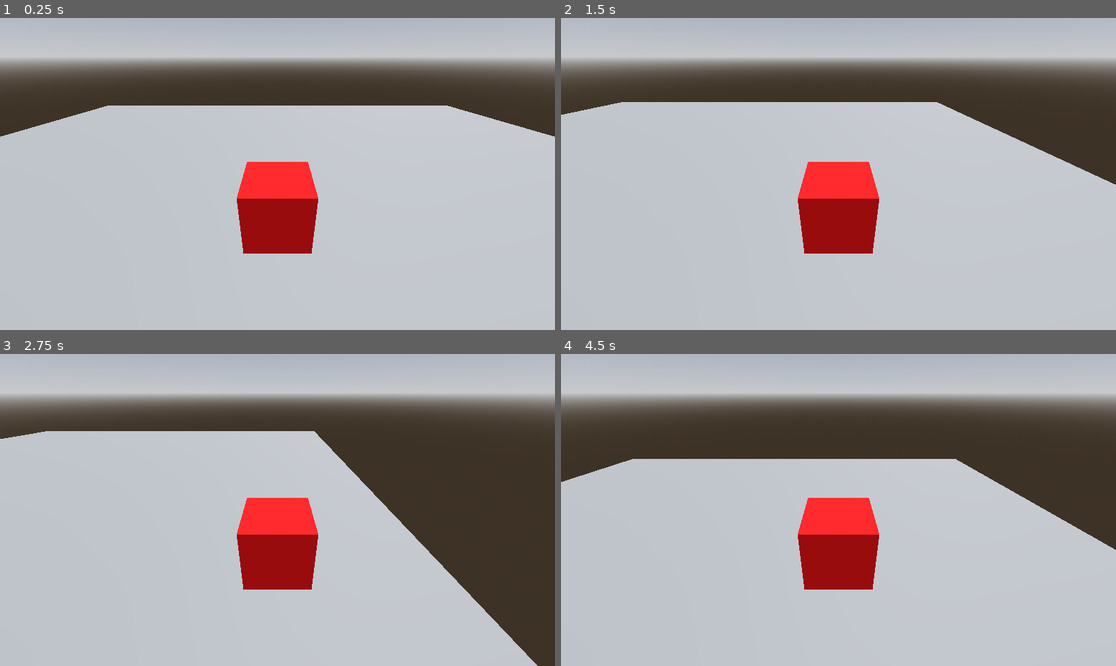
Above: before the commit, frames 1-4 (two rows, left to right).
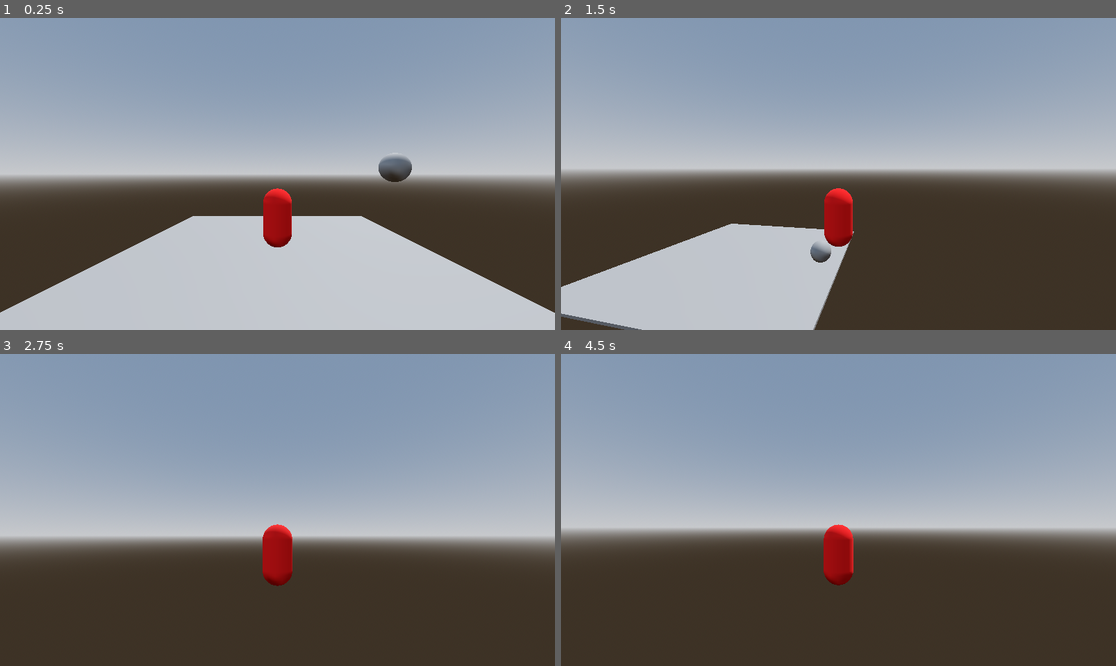
Above: after the commit, the same moments.

Repository: Posh-Sloth-Games/Sandwich
Game: Godot game, scene res://world.tscn
The game is run twice, just before and just after one commit, with the same random seed, the same clock (stepped at 60 frames per second) and the same inputs.
Inputs (mouse positions are in pixels of both pictures, inside the frame that each line leads up to):
- Up to frame 1 (0.25 s): no input
- Up to frame 2 (1.5 s): tap Enter (ui_accept) at 0.5, 0.6 s; move the mouse to (960, 158) at 0.52 s; hold Right (ui_right) 0.53-1.28 s; tap Space (jump, bound only after the commit) at 0.77, 0.8, 1.07, 1.35 s; move the mouse to (727, 189) at 1.27 s; hold Down (ui_down) from 1.28 s (still down)
- Up to frame 3 (2.75 s): tap Space (jump, bound only after the commit) at 1.52, 1.82, 2.3 s; tap Enter (ui_accept) at 1.55, 2.1 s; move the mouse to (333, 441) at 2.02 s; release Down (ui_down) at 2.03 s; hold Right (ui_right) from 2.03 s (still down)
- Up to frame 4 (4.5 s): move the mouse to (810, 572) at 2.77 s; release Right (ui_right) at 2.78 s; hold Up (ui_up) 2.78-3.53 s; tap Enter (ui_accept) at 2.85, 4.35 s; tap Space (jump, bound only after the commit) at 3.02, 3.32, 3.6, 3.77, 4.07 s; move the mouse to (1005, 556) at 3.52 s; hold Left (ui_left) from 3.53 s (still down); move the mouse to (672, 463) at 4.27 s

The runs differ from the first frame. In frame 1, 65% of the frame differs, in the area x 0-100%, y 0-95%; in frame 2, 78%; in frame 3, 88%; in frame 4, 91%, in the area x 0-100%, y 0-100%.

Commit message:
Basic player control and physics

Diff:
--- a/Player.gd
+++ b/Player.gd
@@ -1,31 +1,50 @@
+#Attribution
+#	Tutorial:	GDQuest; 3D Movement in Godot in Only 6 Minutes - https://youtu.be/UpF7wm0186Q;
+#				CC-By 4.0 - GDQuest and contributors - https://www.gdquest.com/
+#				Note: The tutorial is outdated as of 4.0 and needed modifications
+
 extends CharacterBody3D
 
+@export var speed := 7.0
+@export var jump_strength := 20.0
+@export var gravity := 50.0
+### THE LINE BELOW IS FROM THE TUTORIAL; MAY BE USEFUL TO REPLACE FOR GRAVITY LATER
+## Get the gravity from the project settings to be synced with RigidBody nodes.
+# var gravity = ProjectSettings.get_setting("physics/3d/default_gravity")
 
-const SPEED = 5.0
-const JUMP_VELOCITY = 4.5
+var _snap_vector := Vector3.DOWN
+var camera_offset := Vector3(0, 2.5, 0)
 
-# Get the gravity from the project settings to be synced with RigidBody nodes.
-var gravity = ProjectSettings.get_setting("physics/3d/default_gravity")
+@onready var _spring_arm: SpringArm3D = $SpringArm
+@onready var _model: Node3D = $MeshInstance3D
+
+func _physics_process(delta):
+	## GDQuest Code ##
+	var move_direction := Vector3.ZERO
+	move_direction.x = Input.get_action_strength("right") - Input.get_action_strength("left")
+	move_direction.z = Input.get_action_strength("back") - Input.get_action_strength("forward")
+	move_direction = move_direction.rotated(Vector3.UP, _spring_arm.rotation.y).normalized()
+
+	velocity.x = move_direction.x * speed
+	velocity.z = move_direction.z * speed
+	velocity.y -= gravity * delta
+
+	var just_landed := is_on_floor() and _snap_vector == Vector3.ZERO
+	var is_jumping := is_on_floor() and Input.is_action_just_pressed("jump")
+	if is_jumping:
+		velocity.y = jump_strength
+		_snap_vector = Vector3.ZERO
+	elif just_landed:
+		_snap_vector = Vector3.DOWN
+
+	move_and_slide()
+
+	if velocity.length() > 0.2:
+		var look_direction = Vector2(velocity.z, velocity.x)
+		_model.rotation_degrees.y = look_direction.angle()
 
 
-func _physics_process(delta):
-	# Add the gravity.
-	if not is_on_floor():
-		velocity.y -= gravity * delta
-
-	# Handle Jump.
-	if Input.is_action_just_pressed("ui_accept") and is_on_floor():
-		velocity.y = JUMP_VELOCITY
-
-	# Get the input direction and handle the movement/deceleration.
-	# As good practice, you should replace UI actions with custom gameplay actions.
-	var input_dir = Input.get_vector("ui_left", "ui_right", "ui_up", "ui_down")
-	var direction = (transform.basis * Vector3(input_dir.x, 0, input_dir.y)).normalized()
-	if direction:
-		velocity.x = direction.x * SPEED
-		velocity.z = direction.z * SPEED
-	else:
-		velocity.x = move_toward(velocity.x, 0, SPEED)
-		velocity.z = move_toward(velocity.z, 0, SPEED)
-
-	move_and_slide()
+## GDQuest Process ##
+func _process(_delta):
+	_spring_arm.position = position + camera_offset
+## End Region ##
--- /dev/null
+++ b/SpringArm.gd
@@ -0,0 +1,22 @@
+#Attribution
+#	Template:	Godot Engine (4.1); Character Body Default Script
+#	Tutorial:	GDQuest; 3D Movement in Godot in Only 6 Minutes - https://youtu.be/UpF7wm0186Q;
+#				CC-By 4.0 - GDQuest and contributors - https://www.gdquest.com/
+#				Note: The tutorial is outdated and needed modifications
+
+extends SpringArm3D
+
+@export var mouse_sensitivity := 0.05
+
+# Called when the node enters the scene tree for the first time.
+func _ready():
+	top_level = true
+	Input.mouse_mode = Input.MOUSE_MODE_CAPTURED
+
+func _unhandled_input(event):
+	if event is InputEventMouseMotion:
+		rotation_degrees.x -= event.relative.y * mouse_sensitivity
+		rotation_degrees.x = clamp(rotation_degrees.x, -90, 30)
+
+		rotation_degrees.y -= event.relative.x * mouse_sensitivity
+		rotation_degrees.y = wrapf(rotation_degrees.y, 0.0, 360.0)
--- /dev/null
+++ b/Template_Scenes/rigid_body_3d_template.tscn
@@ -0,0 +1,7 @@
+[gd_scene format=3 uid="uid://cwmjm12r13pyi"]
+
+[node name="RigidBody3D_Template" type="RigidBody3D"]
+
+[node name="MeshInstance3D" type="MeshInstance3D" parent="."]
+
+[node name="CollisionShape3D" type="CollisionShape3D" parent="."]
--- a/player.tscn
+++ b/player.tscn
@@ -1,25 +1,34 @@
-[gd_scene load_steps=5 format=3 uid="uid://7g122hkiaaa7"]
+[gd_scene load_steps=6 format=3 uid="uid://7g122hkiaaa7"]
 
 [ext_resource type="Script" path="res://Player.gd" id="1_60bob"]
+[ext_resource type="Script" path="res://SpringArm.gd" id="2_1ebmi"]
 
-[sub_resource type="BoxShape3D" id="BoxShape3D_j0rj1"]
+[sub_resource type="CapsuleShape3D" id="CapsuleShape3D_lkd0t"]
 
-[sub_resource type="BoxMesh" id="BoxMesh_j7k8i"]
+[sub_resource type="CapsuleMesh" id="CapsuleMesh_3oked"]
 
 [sub_resource type="StandardMaterial3D" id="StandardMaterial3D_jm6hv"]
 albedo_color = Color(1, 0, 0, 1)
 
 [node name="Player" type="CharacterBody3D"]
-transform = Transform3D(1, 0, 0, 0, 1, 0, 0, 0, 1, 0, 0.5, 0)
 script = ExtResource("1_60bob")
+speed = null
+jump_strength = null
+gravity = null
 
 [node name="CollisionShape3D" type="CollisionShape3D" parent="."]
-shape = SubResource("BoxShape3D_j0rj1")
+transform = Transform3D(1, 0, 0, 0, 1, 0, 0, 0, 1, 0, 1, 0)
+shape = SubResource("CapsuleShape3D_lkd0t")
 
 [node name="MeshInstance3D" type="MeshInstance3D" parent="."]
-mesh = SubResource("BoxMesh_j7k8i")
+transform = Transform3D(1, 0, 0, 0, 1, 0, 0, 0, 1, 0, 1, 0)
+mesh = SubResource("CapsuleMesh_3oked")
 skeleton = NodePath("")
 surface_material_override/0 = SubResource("StandardMaterial3D_jm6hv")
 
-[node name="Camera3D" type="Camera3D" parent="."]
-transform = Transform3D(1, 0, 0, 0, 0.866025, 0.5, 0, -0.5, 0.866025, 0, 2, 2.5)
+[node name="SpringArm" type="SpringArm3D" parent="."]
+spring_length = 7.0
+margin = 1.0
+script = ExtResource("2_1ebmi")
+
+[node name="Camera3D" type="Camera3D" parent="SpringArm"]
--- a/project.godot
+++ b/project.godot
@@ -15,6 +15,38 @@
 config/features=PackedStringArray("4.1", "GL Compatibility")
 config/icon="res://icon.svg"
 
+[input]
+
+left={
+"deadzone": 0.5,
+"events": [Object(InputEventKey,"resource_local_to_scene":false,"resource_name":"","device":-1,"window_id":0,"alt_pressed":false,"shift_pressed":false,"ctrl_pressed":false,"meta_pressed":false,"pressed":false,"keycode":0,"physical_keycode":4194319,"key_label":0,"unicode":0,"echo":false,"script":null)
+, Object(InputEventKey,"resource_local_to_scene":false,"resource_name":"","device":-1,"window_id":0,"alt_pressed":false,"shift_pressed":false,"ctrl_pressed":false,"meta_pressed":false,"pressed":false,"keycode":0,"physical_keycode":65,"key_label":0,"unicode":97,"echo":false,"script":null)
+]
+}
+right={
+"deadzone": 0.5,
+"events": [Object(InputEventKey,"resource_local_to_scene":false,"resource_name":"","device":-1,"window_id":0,"alt_pressed":false,"shift_pressed":false,"ctrl_pressed":false,"meta_pressed":false,"pressed":false,"keycode":0,"physical_keycode":4194321,"key_label":0,"unicode":0,"echo":false,"script":null)
+, Object(InputEventKey,"resource_local_to_scene":false,"resource_name":"","device":-1,"window_id":0,"alt_pressed":false,"shift_pressed":false,"ctrl_pressed":false,"meta_pressed":false,"pressed":false,"keycode":0,"physical_keycode":68,"key_label":0,"unicode":100,"echo":false,"script":null)
+]
+}
+forward={
+"deadzone": 0.5,
+"events": [Object(InputEventKey,"resource_local_to_scene":false,"resource_name":"","device":-1,"window_id":0,"alt_pressed":false,"shift_pressed":false,"ctrl_pressed":false,"meta_pressed":false,"pressed":false,"keycode":0,"physical_keycode":4194320,"key_label":0,"unicode":0,"echo":false,"script":null)
+, Object(InputEventKey,"resource_local_to_scene":false,"resource_name":"","device":-1,"window_id":0,"alt_pressed":false,"shift_pressed":false,"ctrl_pressed":false,"meta_pressed":false,"pressed":false,"keycode":0,"physical_keycode":87,"key_label":0,"unicode":119,"echo":false,"script":null)
+]
+}
+back={
+"deadzone": 0.5,
+"events": [Object(InputEventKey,"resource_local_to_scene":false,"resource_name":"","device":-1,"window_id":0,"alt_pressed":false,"shift_pressed":false,"ctrl_pressed":false,"meta_pressed":false,"pressed":false,"keycode":0,"physical_keycode":4194322,"key_label":0,"unicode":0,"echo":false,"script":null)
+, Object(InputEventKey,"resource_local_to_scene":false,"resource_name":"","device":-1,"window_id":0,"alt_pressed":false,"shift_pressed":false,"ctrl_pressed":false,"meta_pressed":false,"pressed":false,"keycode":0,"physical_keycode":83,"key_label":0,"unicode":115,"echo":false,"script":null)
+]
+}
+jump={
+"deadzone": 0.5,
+"events": [Object(InputEventKey,"resource_local_to_scene":false,"resource_name":"","device":-1,"window_id":0,"alt_pressed":false,"shift_pressed":false,"ctrl_pressed":false,"meta_pressed":false,"pressed":false,"keycode":0,"physical_keycode":32,"key_label":0,"unicode":32,"echo":false,"script":null)
+]
+}
+
 [rendering]
 
 renderer/rendering_method="gl_compatibility"
--- /dev/null
+++ b/ragdoll.gd
@@ -0,0 +1,11 @@
+extends RigidBody3D
+
+
+# Called when the node enters the scene tree for the first time.
+func _ready():
+	pass # Replace with function body.
+
+
+# Called every frame. 'delta' is the elapsed time since the previous frame.
+func _process(delta):
+	pass
--- /dev/null
+++ b/ragdoll.tscn
@@ -0,0 +1,17 @@
+[gd_scene load_steps=4 format=3 uid="uid://bkudgbxm6erfe"]
+
+[ext_resource type="Script" path="res://ragdoll.gd" id="1_uoonv"]
+
+[sub_resource type="SphereMesh" id="SphereMesh_8gv1w"]
+
+[sub_resource type="SphereShape3D" id="SphereShape3D_317ew"]
+
+[node name="Ragdoll" type="RigidBody3D"]
+can_sleep = false
+script = ExtResource("1_uoonv")
+
+[node name="MeshInstance3D" type="MeshInstance3D" parent="."]
+mesh = SubResource("SphereMesh_8gv1w")
+
+[node name="CollisionShape3D" type="CollisionShape3D" parent="."]
+shape = SubResource("SphereShape3D_317ew")
--- a/world.tscn
+++ b/world.tscn
@@ -1,6 +1,7 @@
-[gd_scene load_steps=7 format=3 uid="uid://bj6en0rifvn3w"]
+[gd_scene load_steps=8 format=3 uid="uid://bj6en0rifvn3w"]
 
 [ext_resource type="PackedScene" uid="uid://7g122hkiaaa7" path="res://player.tscn" id="1_17os3"]
+[ext_resource type="PackedScene" uid="uid://bkudgbxm6erfe" path="res://ragdoll.tscn" id="2_tdxuf"]
 
 [sub_resource type="ProceduralSkyMaterial" id="ProceduralSkyMaterial_kocjt"]
 sky_horizon_color = Color(0.64625, 0.65575, 0.67075, 1)
@@ -14,9 +15,11 @@
 sky = SubResource("Sky_gosce")
 tonemap_mode = 2
 
-[sub_resource type="WorldBoundaryShape3D" id="WorldBoundaryShape3D_0tcvl"]
+[sub_resource type="BoxMesh" id="BoxMesh_0ye38"]
+size = Vector3(10, 0.1, 10)
 
-[sub_resource type="PlaneMesh" id="PlaneMesh_mvbeh"]
+[sub_resource type="BoxShape3D" id="BoxShape3D_l0ed6"]
+size = Vector3(10, 0.1, 10)
 
 [node name="World" type="Node3D"]
 
@@ -26,14 +29,16 @@
 [node name="DirectionalLight3D" type="DirectionalLight3D" parent="."]
 transform = Transform3D(-0.866023, -0.433016, 0.250001, 0, 0.499998, 0.866027, -0.500003, 0.749999, -0.43301, 0, 0, 0)
 
+[node name="Player" parent="." instance=ExtResource("1_17os3")]
+
+[node name="RigidBody3D_Template" parent="." instance=ExtResource("2_tdxuf")]
+transform = Transform3D(1, 0, 0, 0, 1, 0, 0, 0, 1, 4.03321, 3.00684, 0)
+
 [node name="Floor" type="StaticBody3D" parent="."]
+transform = Transform3D(1, 0, 0, 0, 1, 0, 0, 0, 1, 0, -0.05, 0)
+
+[node name="MeshInstance3D" type="MeshInstance3D" parent="Floor"]
+mesh = SubResource("BoxMesh_0ye38")
 
 [node name="CollisionShape3D" type="CollisionShape3D" parent="Floor"]
-shape = SubResource("WorldBoundaryShape3D_0tcvl")
-
-[node name="MeshInstance3D" type="MeshInstance3D" parent="Floor"]
-transform = Transform3D(10, 0, 0, 0, 10, 0, 0, 0, 10, 0, 0, 0)
-mesh = SubResource("PlaneMesh_mvbeh")
-skeleton = NodePath("../..")
-
-[node name="Player" parent="." instance=ExtResource("1_17os3")]
+shape = SubResource("BoxShape3D_l0ed6")
